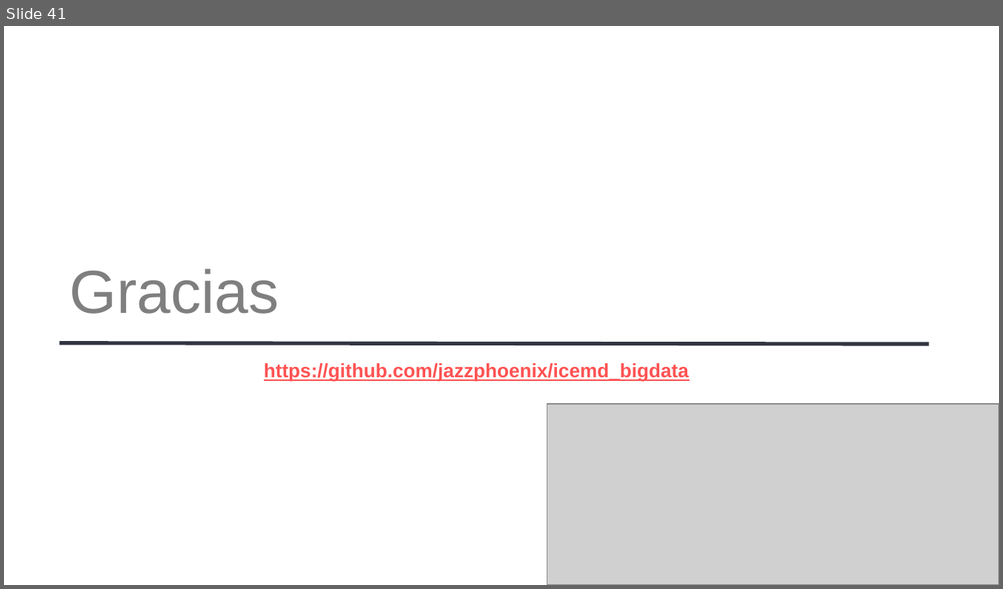
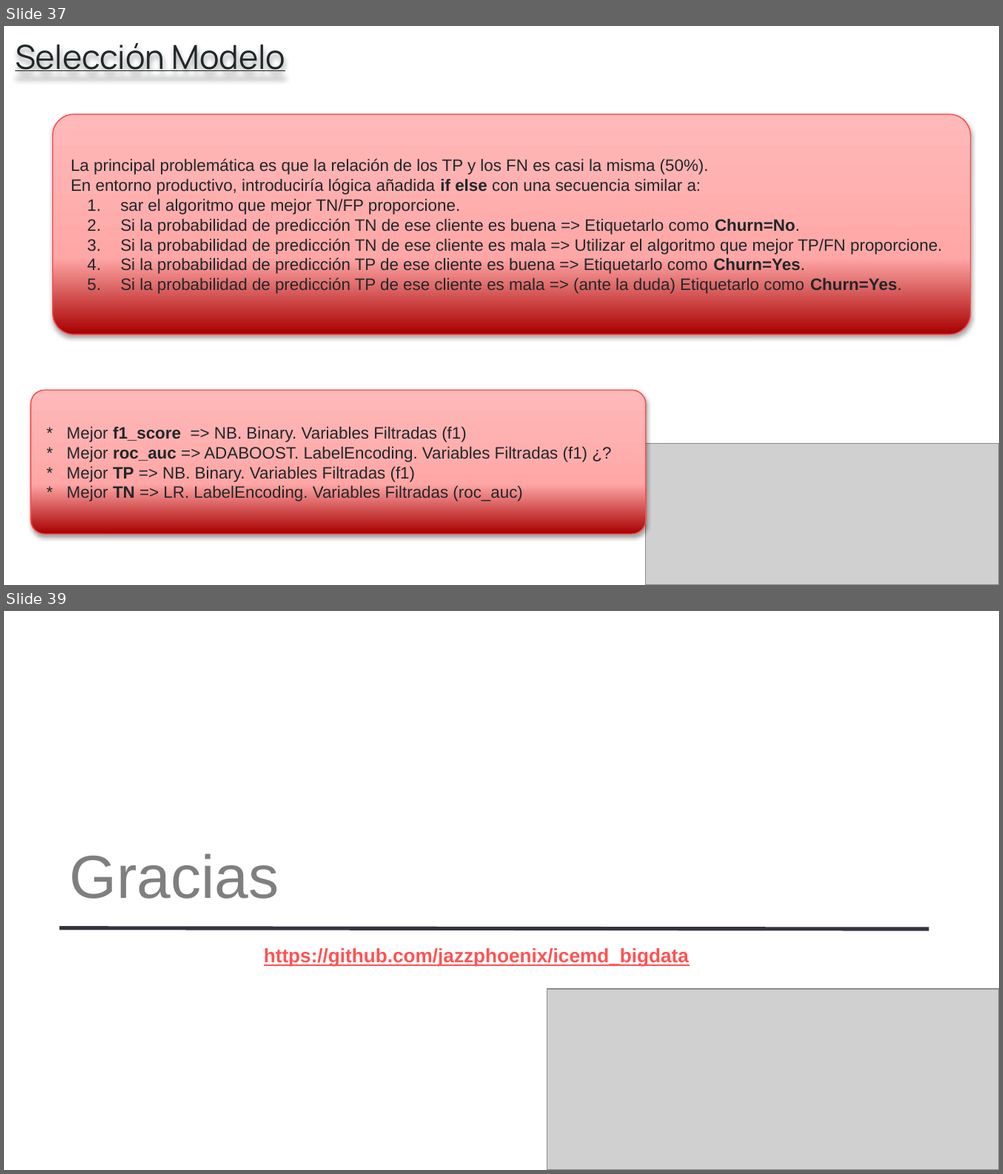
Before and after one commit to jazzphoenix/icemd_bigdata, a slide deck: presentation/Modulo 5_99905.pptx. Shown one above the other, each under a label of ours: slide 41 before the commit, slides 37 and 39 after it; the slides between them are not shown. The pictures are 1003x589 and 1003x1174 pixels, drawn with LibreOffice and Linux fonts; fonts in the diff are those of the drawing; grey boxes stand for pictures. Boxes give left, top, right and bottom in pixels: in the first picture for what was removed or moved away, otherwise in the second. Text is boxed around its words. In the diff, an @@ line names an element or a change of style, - is before the commit and + after.

```diff
--- a/presentation/Modulo 5_99905.pptx
+++ b/presentation/Modulo 5_99905.pptx
@@ slide 37 added at [4,26,999,585], background #FFFFFF @@
@@ text added at [15,43,285,71], 24 pt, text #202729, underline @@
+Selección Modelo
@@ rounded rectangle added at [53,115,970,335], fill gradient #A80000 to #FFA7A7 to #FFB9B9, outline #FD4B4B 0.75 pt, 12 pt, text #202729 @@
+La principal problemática es que la relación de los TP y los FN es casi la misma (50%).
+En entorno productivo, introduciría lógica añadida if else con una secuencia similar a:
+1. sar el algoritmo que mejor TN/FP proporcione.
+2. Si la probabilidad de predicción TN de ese cliente es buena => Etiquetarlo como Churn=No.
+3. Si la probabilidad de predicción TN de ese cliente es mala => Utilizar el algoritmo que mejor TP/FN proporcione.
+4. Si la probabilidad de predicción TP de ese cliente es buena => Etiquetarlo como Churn=Yes.
+5. Si la probabilidad de predicción TP de ese cliente es mala => (ante la duda) Etiquetarlo como Churn=Yes.
@@ rounded rectangle added at [31,390,646,534], fill gradient #A80000 to #FFA7A7 to #FFB9B9, outline #FD4B4B 0.75 pt, 12 pt, text #202729 @@
+* Mejor f1_score => NB. Binary. Variables Filtradas (f1)
+* Mejor roc_auc => ADABOOST. LabelEncoding. Variables Filtradas (f1) ¿?
+* Mejor TP => NB. Binary. Variables Filtradas (f1)
+* Mejor TN => LR. LabelEncoding. Variables Filtradas (roc_auc)
@@ picture added at [646,443,999,585] @@
@@ what was slide 41 is now slide 39 @@
```
Also in this commit, not shown: 27 slides changed, 8 other slides added, 11 slides removed, 5 other files.
